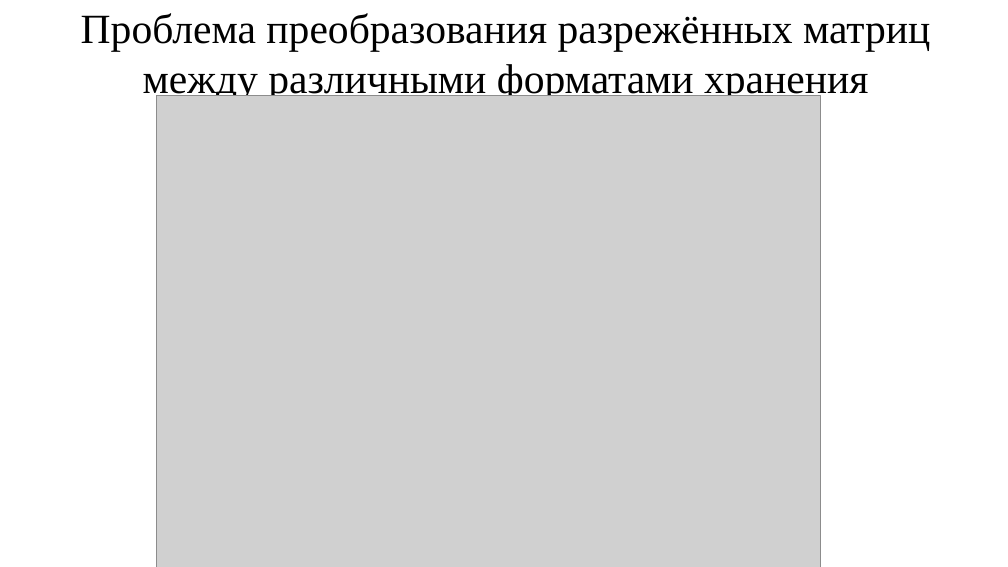
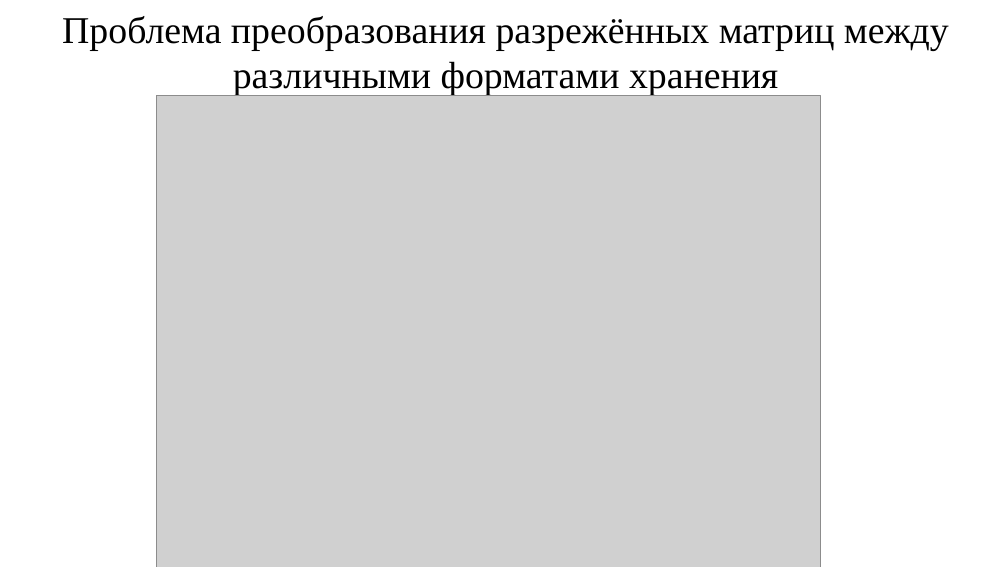
Before and after one commit to LitvinovVN/CudaLearning, a slide deck: slide 4 of _09_PtmConvTest/ptm conveyor.pptx. Drawn at 1008x567 pixels with LibreOffice and Linux fonts; fonts in the diff are those of the drawing; grey boxes stand for pictures. Boxes give left, top, right and bottom in pixels: in the first picture for what was removed or moved away, otherwise in the second. Text is boxed around its words. In the diff, an @@ line names an element or a change of style, - is before the commit and + after.

```diff
--- a/_09_PtmConvTest/ptm conveyor.pptx
+++ b/_09_PtmConvTest/ptm conveyor.pptx
@@ title "Проблема преобразования разрежённых матриц между ...": place and size @@
-title "Проблема преобразования разрежённых матриц между ..." at <box>81,13,930,102</box>
+title "Проблема преобразования разрежённых матриц между ..." at <box>62,16,949,96</box>
@@ title "Проблема преобразования разрежённых матриц между ..." at <box>62,16,949,96</box>: size 39.6 to 36 pt @@
```
Also in this commit, not shown: 1 other slide changed, 3 slides added, 1 other file.
